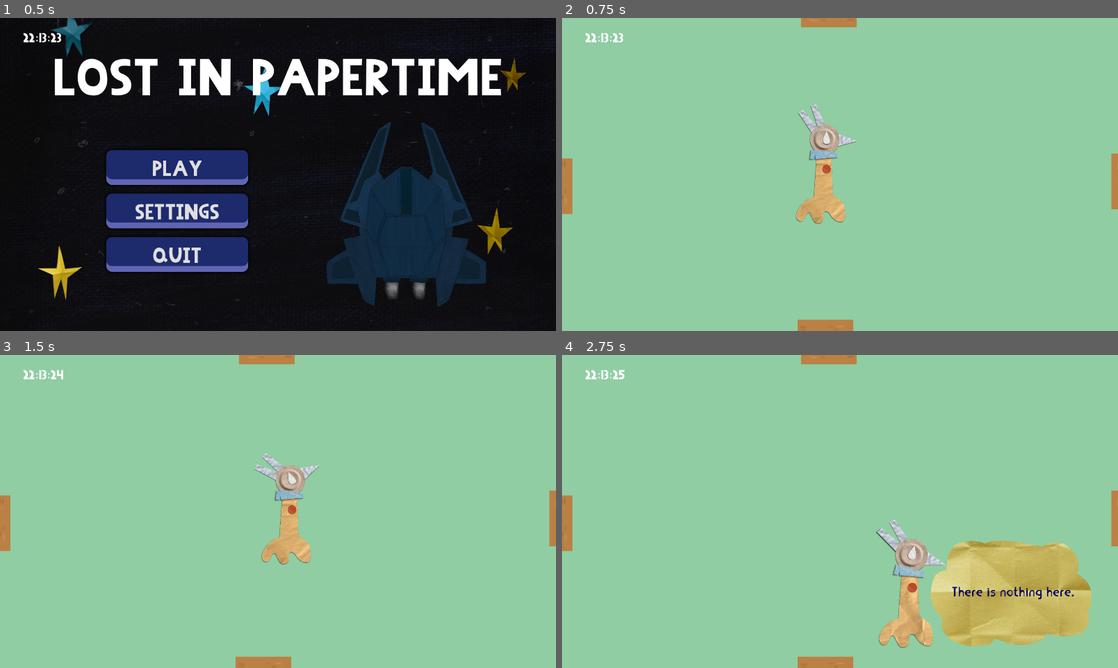
Above: before the commit, frames 1-4 (two rows, left to right).
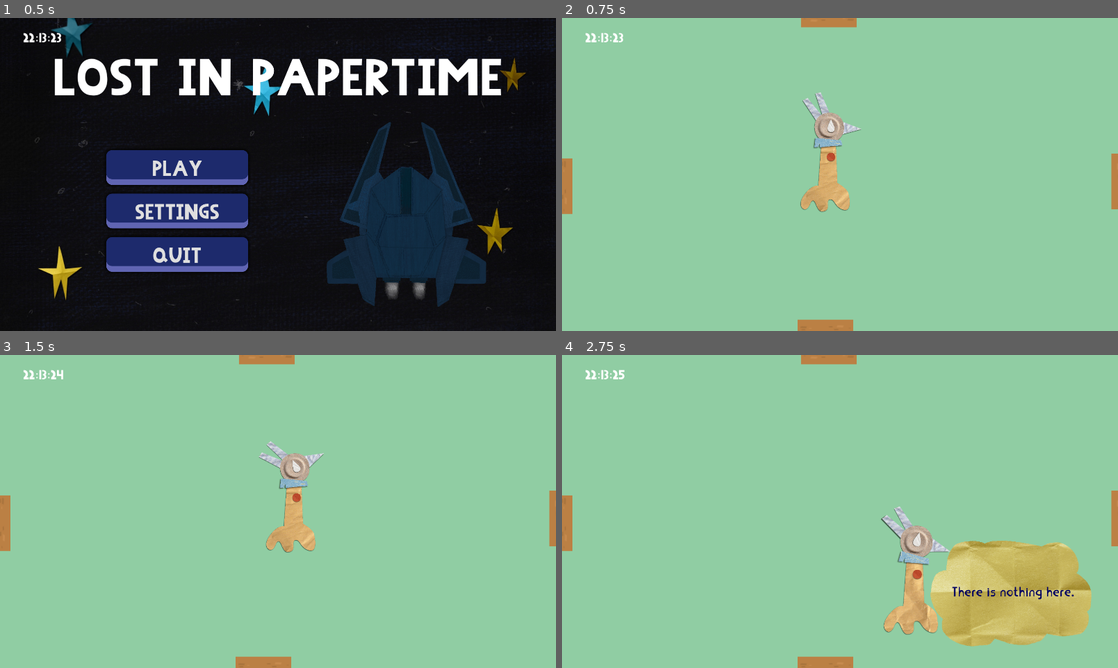
Above: after the commit, the same moments.

Repository: ZaninAndrea/shovel-jam-25
Game: Godot game, scene res://scenes/menu/main_menu.tscn
Same seed, same stepped clock (60 frames per second), same inputs: the game is played once before the commit and once after it.
Inputs:
- Up to frame 1 (0.5 s): no input
- Up to frame 2 (0.75 s): click "PLAY" at 0.5 s
- Up to frame 3 (1.5 s): tap Enter at 1.25 s; hold Right (ui_right) from 1.28 s (still down); hold E (push) from 1.28 s (still down)
- Up to frame 4 (2.75 s): release Right (ui_right) at 2.03 s; release E (push) at 2.03 s; hold Down (ui_down) from 2.03 s (still down); tap 1 (select_slot_1) at 2.1 s

Frame 1 is identical in both runs. In frame 2, 1.8% of the frame differs, in the area x 42-54%, y 23-66%; in frame 3, 1.8%; in frame 4, 2.3%, in the area x 56-70%, y 48-94%.

Commit message:
Importato nuovi sound effects

Diff:
--- /dev/null
+++ b/autoload/inventory/inventory.tscn
@@ -0,0 +1,3 @@
+[gd_scene load_steps=0 format=3 uid="uid://bqme8eb4ud8k7"]
+
+[node name="Inventory" type="Node2D"]
--- /dev/null
+++ b/icon.svg
@@ -0,0 +1 @@
+<svg xmlns="http://www.w3.org/2000/svg" width="128" height="128"><rect width="124" height="124" x="2" y="2" fill="#363d52" stroke="#212532" stroke-width="4" rx="14"/><g fill="#fff" transform="translate(12.322 12.322)scale(.101)"><path d="M105 673v33q407 354 814 0v-33z"/><path fill="#478cbf" d="m105 673 152 14q12 1 15 14l4 67 132 10 8-61q2-11 15-15h162q13 4 15 15l8 61 132-10 4-67q3-13 15-14l152-14V427q30-39 56-81-35-59-83-108-43 20-82 47-40-37-88-64 7-51 8-102-59-28-123-42-26 43-46 89-49-7-98 0-20-46-46-89-64 14-123 42 1 51 8 102-48 27-88 64-39-27-82-47-48 49-83 108 26 42 56 81zm0 33v39c0 276 813 276 814 0v-39l-134 12-5 69q-2 10-14 13l-162 11q-12 0-16-11l-10-65H446l-10 65q-4 11-16 11l-162-11q-12-3-14-13l-5-69z"/><path d="M483 600c0 34 58 34 58 0v-86c0-34-58-34-58 0z"/><circle cx="725" cy="526" r="90"/><circle cx="299" cy="526" r="90"/></g><g fill="#414042" transform="translate(12.322 12.322)scale(.101)"><circle cx="307" cy="532" r="60"/><circle cx="717" cy="532" r="60"/></g></svg>
--- a/scenes/objects/crate/crate.tscn
+++ b/scenes/objects/crate/crate.tscn
@@ -8,7 +8,12 @@
 script = ExtResource("1_q2skh")
 
 [node name="Sprite2D" type="Sprite2D" parent="."]
+y_sort_enabled = true
+position = Vector2(-66.2, -328.5)
 texture = ExtResource("2_q2skh")
+offset = Vector2(1.51, 0)
 
 [node name="CollisionPolygon2D" type="CollisionPolygon2D" parent="."]
-polygon = PackedVector2Array(-24, 203, -126, 199, 156, 413, 237, 414, 240, 382)
+y_sort_enabled = true
+position = Vector2(-66.2, -328.5)
+polygon = PackedVector2Array(-120.8, 161.5, -121.8, 200.5, 156, 413, 213.2, 415.5, 212.2, 166.5)
--- /dev/null
+++ b/scenes/objects/dropped_item/test.gd
@@ -0,0 +1 @@
+extends Area2D
--- a/scenes/player/player.tscn
+++ b/scenes/player/player.tscn
@@ -73,26 +73,29 @@
 script = ExtResource("1_dovo2")
 
 [node name="AnimatedSprite2D" type="AnimatedSprite2D" parent="."]
-position = Vector2(0, -48)
+y_sort_enabled = true
+position = Vector2(6, -64)
 scale = Vector2(0.1, 0.1)
 sprite_frames = SubResource("SpriteFrames_5gtgg")
 animation = &"idle"
 
 [node name="CollisionShape2D" type="CollisionShape2D" parent="."]
-position = Vector2(7, 23)
+position = Vector2(-1, 7)
 rotation = 1.5708
 shape = SubResource("CapsuleShape2D_h17s1")
 
 [node name="InteractionArea" type="Area2D" parent="."]
+position = Vector2(6, -16)
 collision_mask = 12
 
 [node name="CollisionShape2D" type="CollisionShape2D" parent="InteractionArea"]
 shape = SubResource("CircleShape2D_8afob")
 
 [node name="PushArea" type="Area2D" parent="."]
+position = Vector2(6, -16)
 
 [node name="CollisionShape2D" type="CollisionShape2D" parent="PushArea"]
-position = Vector2(9, 12.5)
+position = Vector2(-5, 12.5)
 shape = SubResource("RectangleShape2D_dovo2")
 
 [connection signal="body_entered" from="PushArea" to="." method="_on_push_area_body_entered"]
--- a/scenes/rooms/cockpit/cockpit.tscn
+++ b/scenes/rooms/cockpit/cockpit.tscn
@@ -20,19 +20,19 @@
 
 [node name="StaticBody2D2" parent="." instance=ExtResource("2_u631n")]
 visible = false
-position = Vector2(996, 659)
+position = Vector2(944, 776)
 scale = Vector2(39.0841, 1.20078)
 
 [node name="StaticBody2D3" parent="." instance=ExtResource("2_u631n")]
 visible = false
-position = Vector2(1621, 861)
-rotation = -2.44346
+position = Vector2(1528, 958)
+rotation = -2.53073
 scale = Vector2(25.11, 1.09)
 
 [node name="StaticBody2D4" parent="." instance=ExtResource("2_u631n")]
 visible = false
-position = Vector2(291, 876)
-rotation = 2.44346
+position = Vector2(423, 915)
+rotation = 2.53073
 scale = Vector2(25.11, 1.09)
 
 [node name="Camera2D" type="Camera2D" parent="."]
--- a/scenes/rooms/cuccette/cuccette.tscn
+++ b/scenes/rooms/cuccette/cuccette.tscn
@@ -9,8 +9,7 @@
 y_sort_enabled = true
 script = ExtResource("1_g8m8x")
 speed = Vector2(150, 300)
-bottom_scale = 4.0
-top_scale = 2.5
+bottom_scale = 3.5
 top_position = 0.3
 movement_rotation = 4.71239
 
@@ -73,4 +72,4 @@
 position = Vector2(960, 540)
 
 [node name="Armadio" parent="." instance=ExtResource("4_3e5rd")]
-position = Vector2(1683, 699)
+position = Vector2(1750, 1048)
--- a/scenes/rooms/engine_room/engine_room.tscn
+++ b/scenes/rooms/engine_room/engine_room.tscn
@@ -42,24 +42,24 @@
 
 [node name="StaticBody2D3" parent="." instance=ExtResource("2_fuylo")]
 visible = false
-position = Vector2(1559, 919)
-rotation = -2.44346
+position = Vector2(1491, 937)
+rotation = -2.35619
 scale = Vector2(10, 1.09)
 
 [node name="StaticBody2D4" parent="." instance=ExtResource("2_fuylo")]
 visible = false
-position = Vector2(338, 915)
-rotation = 2.44346
+position = Vector2(410, 958)
+rotation = 2.35619
 scale = Vector2(10, 1.09)
 
 [node name="StaticBody2D5" parent="." instance=ExtResource("2_fuylo")]
 visible = false
-position = Vector2(602, 679)
+position = Vector2(646, 731)
 scale = Vector2(3, 1.09)
 
 [node name="StaticBody2D6" parent="." instance=ExtResource("2_fuylo")]
 visible = false
-position = Vector2(1350, 690)
+position = Vector2(1297, 725)
 scale = Vector2(3, 1.09)
 
 [node name="Camera2D" type="Camera2D" parent="."]
--- a/scenes/rooms/ship/Ship.tscn
+++ b/scenes/rooms/ship/Ship.tscn
@@ -52,7 +52,7 @@
 [node name="Cockpit" parent="Rooms" instance=ExtResource("2_g8w7e")]
 
 [node name="CockpitDoor" parent="Rooms/Cockpit" node_paths=PackedStringArray("other_door") instance=ExtResource("3_10ivg")]
-position = Vector2(954, 1223)
+position = Vector2(956, 1178)
 rotation = 3.14159
 scale = Vector2(10, 1)
 other_door = NodePath("../../SalaComune/SalaComuneSopra")
@@ -63,7 +63,7 @@
 
 [node name="EngineDoor" parent="Rooms/EngineRoom" node_paths=PackedStringArray("other_door") instance=ExtResource("3_10ivg")]
 visible = false
-position = Vector2(973, 677)
+position = Vector2(977, 730)
 scale = Vector2(3, 1)
 other_door = NodePath("../../SalaComune/SalaComuneBasso")
 exit_shift = Vector2(0, 100)
@@ -72,6 +72,7 @@
 position = Vector2(2896, 1635)
 
 [node name="CuccetteBasso" parent="Rooms/Cuccette" node_paths=PackedStringArray("other_door") instance=ExtResource("3_10ivg")]
+visible = false
 position = Vector2(984, 1245)
 rotation = 3.14159
 scale = Vector2(5, 1)
@@ -80,11 +81,11 @@
 
 [node name="CuccetteLato" parent="Rooms/Cuccette" node_paths=PackedStringArray("other_door") instance=ExtResource("3_10ivg")]
 visible = false
-position = Vector2(1767, 804)
-rotation = 0.436332
+position = Vector2(1762, 830)
+rotation = 0.488692
 scale = Vector2(1.5, 1)
 other_door = NodePath("../../StanzaB/StanzaBDoor")
-exit_shift = Vector2(-150, 0)
+exit_shift = Vector2(-150, 50)
 
 [node name="StanzaA" parent="Rooms" instance=ExtResource("6_lf6ba")]
 position = Vector2(-2564, 1756)
@@ -103,7 +104,7 @@
 rotation = -0.523599
 scale = Vector2(1.92, 1)
 other_door = NodePath("../../Ripostiglio/RipostiglioDoor")
-exit_shift = Vector2(150, 0)
+exit_shift = Vector2(200, 50)
 
 [node name="Ripostiglio" parent="Rooms" instance=ExtResource("10_resca")]
 position = Vector2(-2002, 4716)
@@ -121,7 +122,7 @@
 position = Vector2(22, 623)
 rotation = 4.71239
 other_door = NodePath("../../Cuccette/CuccetteLato")
-exit_shift = Vector2(150, 0)
+exit_shift = Vector2(200, 0)
 
 [node name="HUD" type="CanvasLayer" parent="."]
 
--- a/scenes/rooms/stanzaA/stanzaA.tscn
+++ b/scenes/rooms/stanzaA/stanzaA.tscn
@@ -21,15 +21,15 @@
 scale = Vector2(-1, 1)
 
 [node name="StaticBody2D2" parent="Walls" instance=ExtResource("3_er5tl")]
-position = Vector2(1056, 790)
+position = Vector2(1056, 809)
 scale = Vector2(7.52, 1.78)
 
 [node name="StaticBody2D10" parent="Walls" instance=ExtResource("3_er5tl")]
-position = Vector2(204, 791)
+position = Vector2(203, 810)
 scale = Vector2(7.52, 1.78)
 
 [node name="StaticBody2D9" parent="Walls" instance=ExtResource("3_er5tl")]
-position = Vector2(1058, 740)
+position = Vector2(1049, 763)
 scale = Vector2(17.95, 1.09)
 
 [node name="StaticBody2D7" parent="Walls" instance=ExtResource("3_er5tl")]
Not shown, added: assets/audio/rottura oggetti/Build:Place_6.wav.import
Not shown, added: assets/audio/rottura oggetti/Build:Place_7.wav.import
Not shown, added: assets/audio/rottura oggetti/Hammer Loop_2.wav.import
Not shown, added: assets/audio/rottura oggetti/Hammer Loop_3.wav.import
Not shown, added: assets/audio/rottura oggetti/Hammer hit_1.wav.import
Not shown, added: assets/audio/rottura oggetti/Hammer hit_2.wav.import
Not shown, added: assets/audio/rottura oggetti/Hammer hit_3.wav.import
Not shown, added: assets/audio/rottura oggetti/Hammer hit_4.wav.import
Not shown, added: assets/audio/rottura oggetti/Hammer hit_5.wav.import
Not shown, added: assets/audio/rottura oggetti/Handsaw Loop_5.wav.import
Not shown, added: assets/audio/rottura oggetti/Power Drill Loop_5.wav.import
Not shown, added: assets/audio/rottura oggetti/Power Drill_1.wav.import
(and 52 more such lines)
